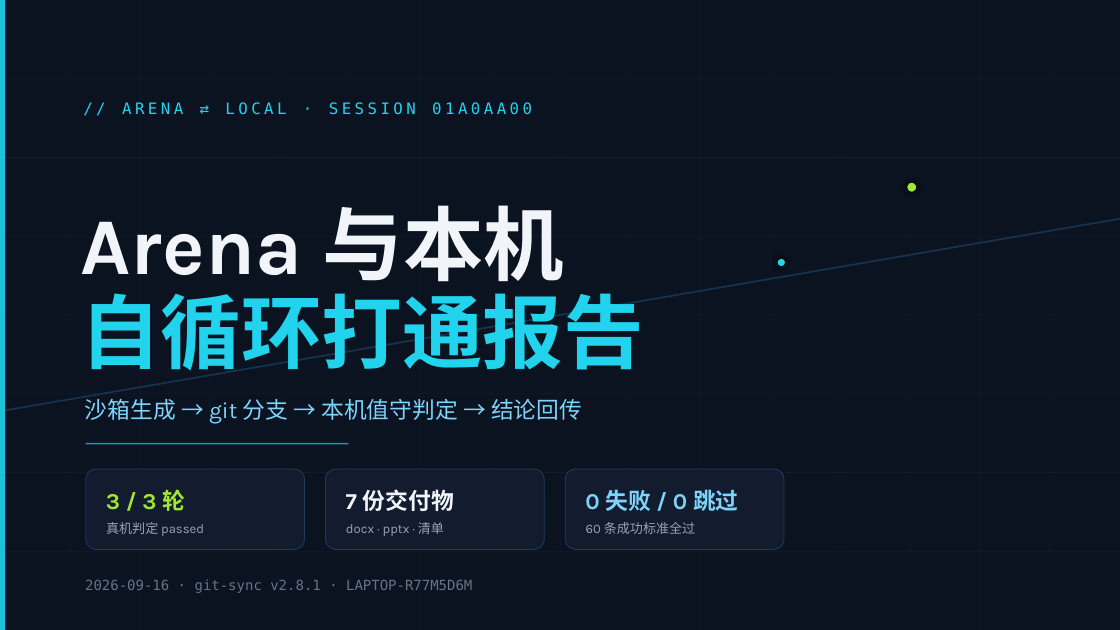
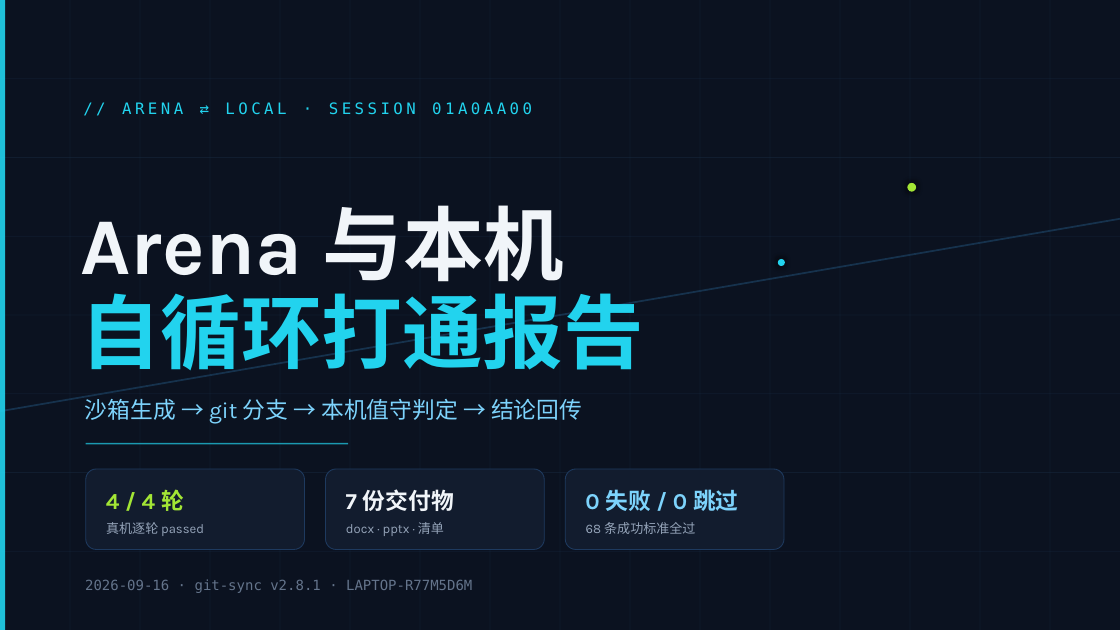
Before and after one commit to mqgg5630-cyber/git-pull-arena, a slide deck: slide 1 of deliverable/DECK_01a0aa00_v2.8.1.pptx. Drawn at 1120x630 pixels with LibreOffice and Linux fonts; fonts in the diff are those of the drawing. Boxes give left, top, right and bottom in pixels: in the first picture for what was removed or moved away, otherwise in the second. Text is boxed around its words. In the diff, an @@ line names an element or a change of style, - is before the commit and + after.

```diff
--- a/deliverable/DECK_01a0aa00_v2.8.1.pptx
+++ b/deliverable/DECK_01a0aa00_v2.8.1.pptx
@@ text at (106, 489, 184, 511): text changed @@
-3 / 3 轮
+4 / 4 轮
@@ text at (106, 522, 204, 536): text changed @@
-真机判定 passed
+真机逐轮 passed
@@ text at (586, 522, 695, 534): text changed @@
-60 条成功标准全过
+68 条成功标准全过
```
Also in this commit, not shown: 2 other slides changed, 13 other files.
